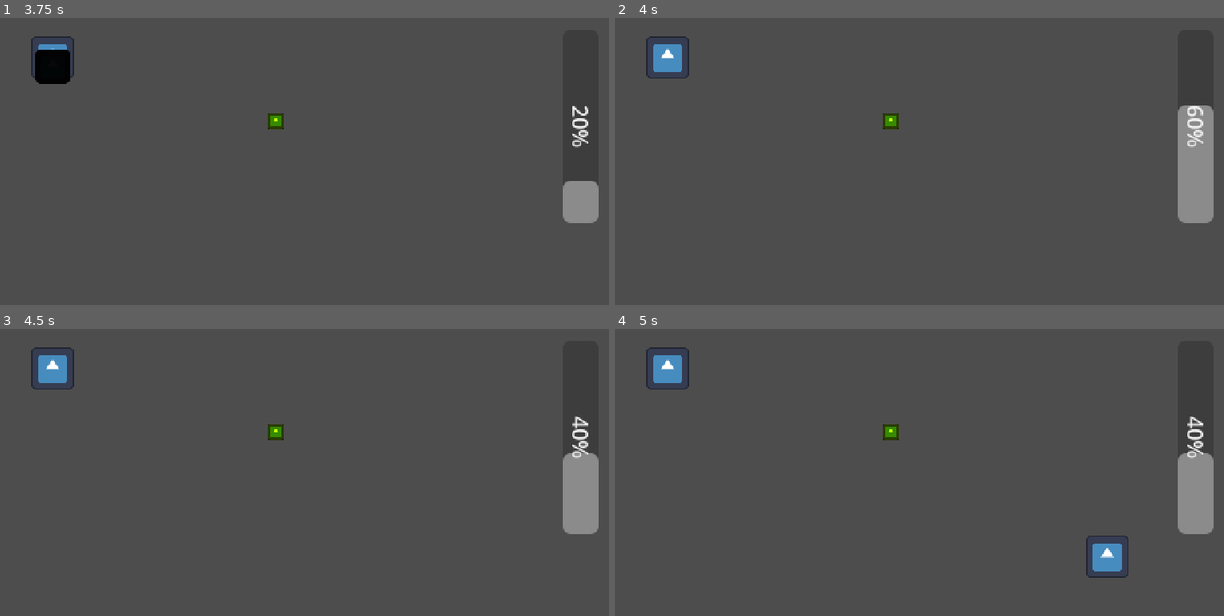
Above: before the commit, frames 1-4 (two rows, left to right).
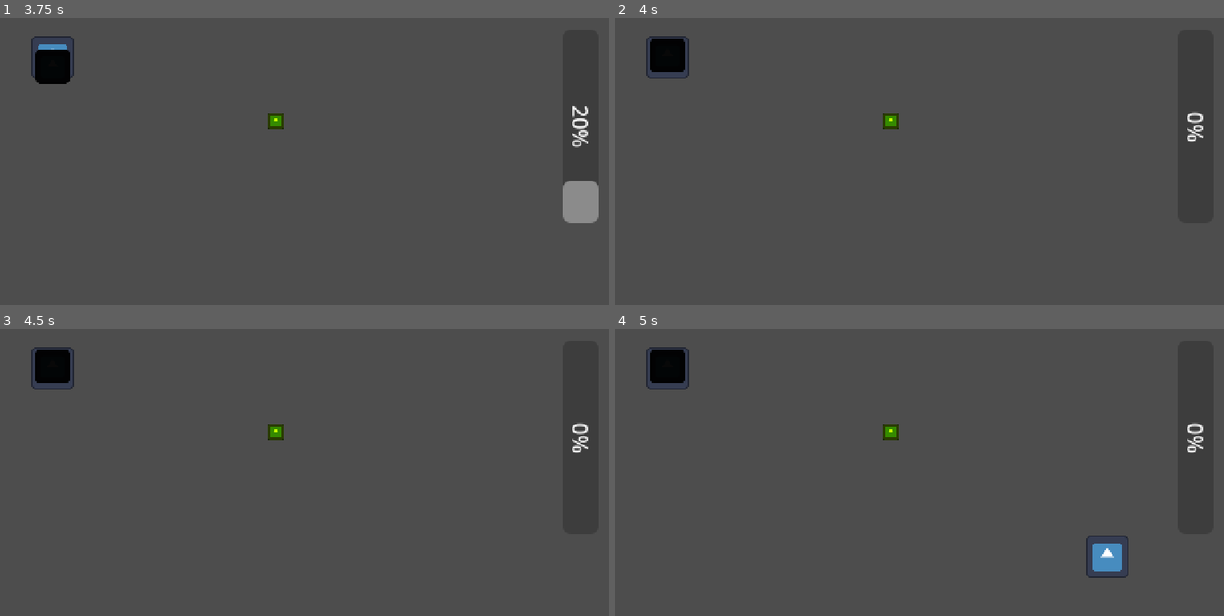
Above: after the commit, the same moments.

Repository: wall-daniel/AbyssalPixelJam9
Game: Godot game, scene res://Scenes/game.tscn
Two runs of this game, one before a commit and one after it. Both use one fixed random seed, a clock stepped at 60 frames per second and the inputs below. The engine's default icon, where the game draws it, is replaced by a stand-in: a white triangle on a blue panel in a dark square.
Inputs:
- Up to frame 1 (3.75 s): hold Right (p1-right) 0.53-1.28 s; tap Space (zap) at 0.6, 1.55, 2.3, 3.05 s; hold Down (p1-down) 1.28-2.03 s; tap S (p2-down) at 1.35 s; hold Right (p1-right) 2.03-2.78 s; tap A (p2-left) at 2.1 s; hold Up (p1-up) 2.78-3.53 s; tap D (p2-right) at 2.85 s; hold Left (p1-left) from 3.53 s (still down); tap W (p2-up) at 3.6 s
- Up to frame 2 (4 s): keep holding Left (p1-left); tap Space (zap) at 3.8 s
- Up to frame 3 (4.5 s): keep holding Left (p1-left); tap Space (zap) at 4.35 s
- Up to frame 4 (5 s): keep holding Left (p1-left)

Frame 1 is identical in both runs. In frame 2, 3.0% of the frame differs, in the area x 5-99%, y 7-72%; in frame 3, 2.5%; in frame 4, 2.5%.

Commit message:
Fix meter

Diff:
--- a/Scripts/game.gd
+++ b/Scripts/game.gd
@@ -2,14 +2,16 @@
 
 @onready var player_1 = $Player1
 @onready var player_2 = $Player2
+@onready var ui = $UI
 
 var lightning = preload("res://Scenes/lightning.tscn")
 
 func zap():
-	var instance = lightning.instantiate()
-	instance.get_child(0).shape.a = player_1.global_position
-	instance.get_child(0).shape.b = player_2.global_position
-	add_child(instance)
+	if ui.zap_num > 0:
+		var instance = lightning.instantiate()
+		instance.get_child(0).shape.a = player_1.global_position
+		instance.get_child(0).shape.b = player_2.global_position
+		add_child(instance)
 
 func _on_player_1_zap():
 	zap()
--- a/Scripts/player1.gd
+++ b/Scripts/player1.gd
@@ -29,10 +29,8 @@
 	else:
 		velocity = Vector2(move_toward(velocity.x, 0, SPEED),move_toward(velocity.y, 0, SPEED))
 	if Input.is_action_just_pressed("zap"):
-		if n_zap > 0:
-			n_zap -= 1
-			change_zap.emit(n_zap)
-			zap.emit()
+		change_zap.emit(false)
+		zap.emit()
 
 	move_and_slide()
 
@@ -60,7 +58,4 @@
 		hit(10)
 
 func collect():
-	n_zap += 3
-	if n_zap > 5:
-		n_zap = 5
-	change_zap.emit(n_zap)
+	change_zap.emit(true)
--- a/Scripts/ui.gd
+++ b/Scripts/ui.gd
@@ -7,8 +7,19 @@
 func _ready():
 	zap_bar.value = zap_num
 
-func _on_player_1_change_zap(n_zap):
-	zap_bar.value = n_zap
+func _on_player_1_change_zap(add):
+	if add:
+		zap_num += 3
+		if zap_num > 5:
+			zap_num = 5
+	else:
+		if zap_num > 0:
+			zap_num -= 1
+	zap_bar.value = zap_num
 
-func _on_player_2_change_zap(n_zap):
-	zap_bar.value = n_zap
+func _on_player_2_change_zap(add):
+	if add:
+		zap_num += 3
+		if zap_num > 5:
+			zap_num = 5
+	zap_bar.value = zap_num
